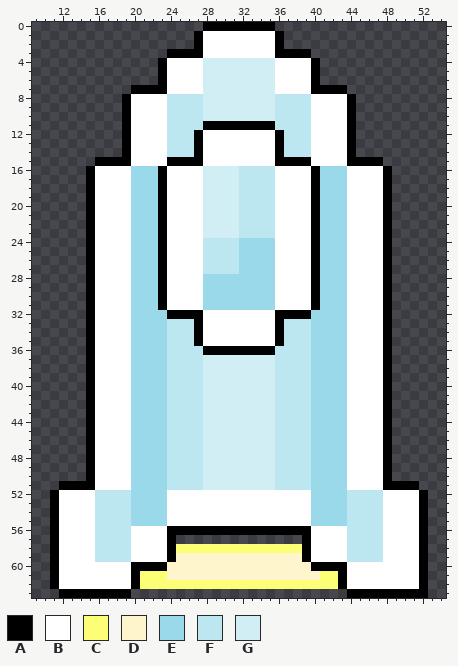
Pixel-art sprite, stored at public/images/shipBoosting2.png. The picture above was drawn from the file before the commit.
The file is 64x64 pixels. Colours within 5 levels of each other are drawn and written as one. Shown: x 9..54, y 0..63.
Palette (. is transparent): A #000000  B #ffffff  C #fcff75  D #fff5cc  E #99d9ea  F #bce7f1  G #d1eef5
Pixels before (only the part around the change), first column x 9:
46 ......ABBBBEEEEFFFFGGGGGGGGFFFFEEEEBBBBA....
47 ......ABBBBEEEEFFFFGGGGGGGGFFFFEEEEBBBBA....
48 ......ABBBBEEEEFFFFGGGGGGGGFFFFEEEEBBBBA....
49 ......ABBBBEEEEFFFFGGGGGGGGFFFFEEEEBBBBA....
50 ......ABBBBEEEEFFFFGGGGGGGGFFFFEEEEBBBBA....
51 ...AAAABBBBEEEEFFFFGGGGGGGGFFFFEEEEBBBBAAAA.
52 ..ABBBBFFFFEEEEBBBBBBBBBBBBBBBBEEEEFFFFBBBBA
53 ..ABBBBFFFFEEEEBBBBBBBBBBBBBBBBEEEEFFFFBBBBA
54 ..ABBBBFFFFEEEEBBBBBBBBBBBBBBBBEEEEFFFFBBBBA
55 ..ABBBBFFFFEEEEBBBBBBBBBBBBBBBBEEEEFFFFBBBBA
56 ..ABBBBFFFFBBBBAAAAAAAAAAAAAAAABBBBFFFFBBBBA
57 ..ABBBBFFFFBBBBA..............ABBBBFFFFBBBBA
58 ..ABBBBFFFFBBBBACCCCCCCCCCCCCCABBBBFFFFBBBBA
59 ..ABBBBFFFFBBBBADDDDDDDDDDDDDDABBBBFFFFBBBBA
60 ..ABBBBBBBBAAAADDDDDDDDDDDDDDDDAAAABBBBBBBBA
61 ..ABBBBBBBBACCCDDDDDDDDDDDDDDDDDCCABBBBBBBBA
62 ..ABBBBBBBBACCCCCCCCCCCCCCCCCCCCCCABBBBBBBBA
63 ...AAAAAAAA........................AAAAAAAAA
The same view after the edit:
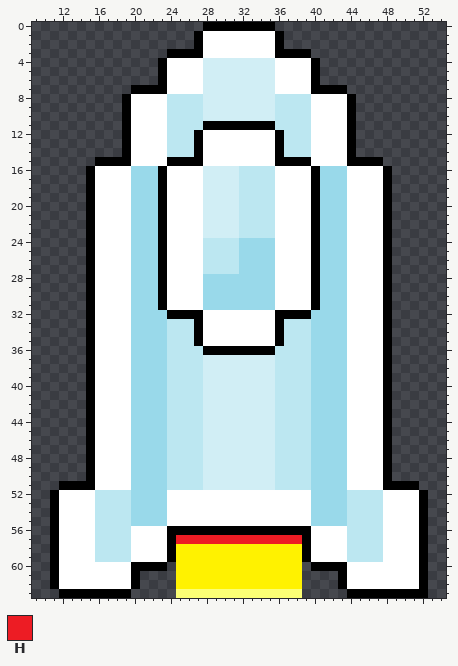
Colours new in this view: H #ed1c24
From old to new:
colour D: #fff5cc -> #fff200
y 57: x 25..38 .............. -> HHHHHHHHHHHHHH
y 58: x 25..38 CCCCCCCCCCCCCC -> DDDDDDDDDDDDDD
y 60: x 24 D -> .; x 39 D -> .
y 61: x 21..24 CCCD -> ....; x 39..42 DDCC -> ....
y 62: x 21..42 CCCCCCCCCCCCCCCCCCCCCC -> ....DDDDDDDDDDDDDD....
y 63: x 25..38 .............. -> CCCCCCCCCCCCCC
